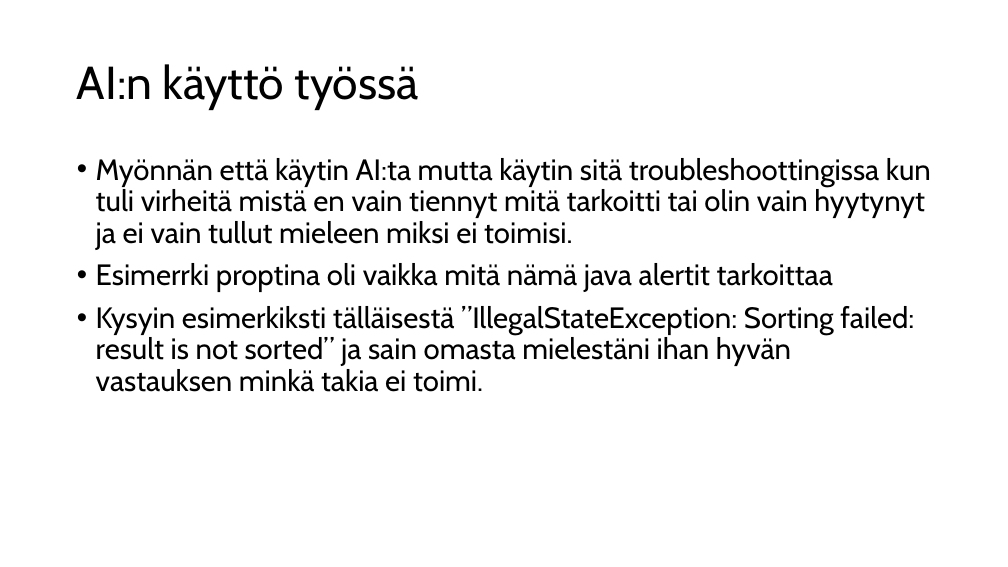
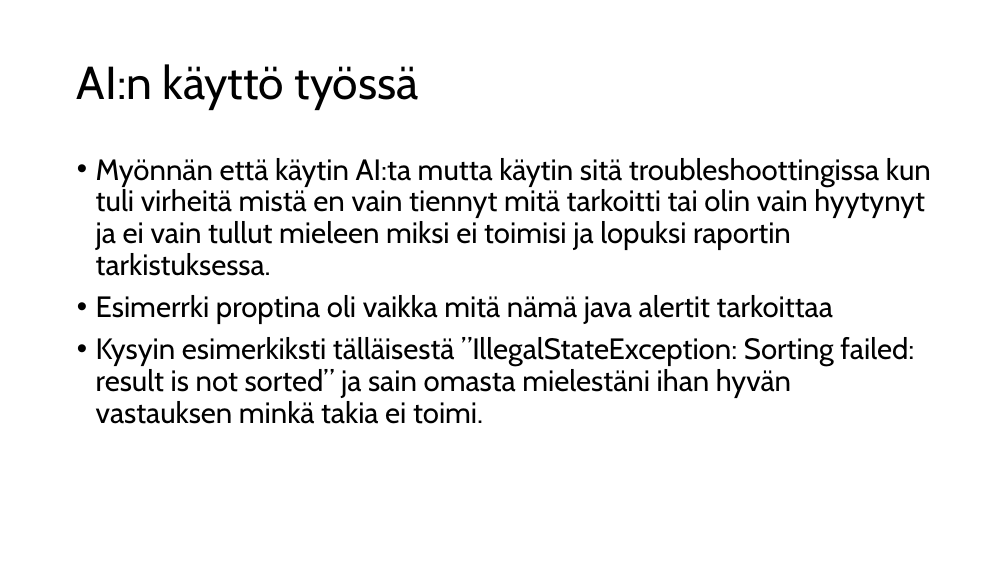
Before and after one commit to KenTee05/Tietoliikenene_sortTest_tyo, a slide deck: slide 7 of Sort test raportti.pptx (slide 5 before the commit). Drawn at 1008x567 pixels with LibreOffice and Linux fonts; fonts in the diff are those of the drawing. Boxes give left, top, right and bottom in pixels: in the first picture for what was removed or moved away, otherwise in the second. Text is boxed around its words. In the diff, an @@ line names an element or a change of style, - is before the commit and + after.

Commit message:
Final Powerpoint update

```diff
--- a/Sort test raportti.pptx
+++ b/Sort test raportti.pptx
@@ text at [96, 158, 931, 276]: text changed @@
-• Myönnän että käytin AI:ta mutta käytin sitä troubleshoottingissa kun tuli virheitä mistä en vain tiennyt mitä tarkoitti tai olin vain hyytynyt ja ei vain tullut mieleen miksi ei toimisi.
+• Myönnän että käytin AI:ta mutta käytin sitä troubleshoottingissa kun tuli virheitä mistä en vain tiennyt mitä tarkoitti tai olin vain hyytynyt ja ei vain tullut mieleen miksi ei toimisi ja lopuksi raportin tarkistuksessa.
```
Also in this commit, not shown: 2 other slides changed, 5 slides added.
